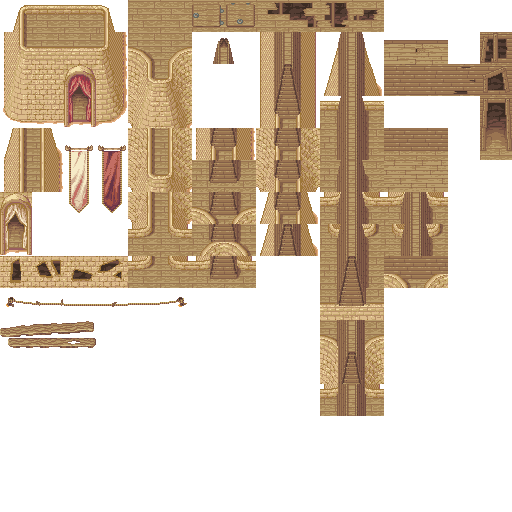
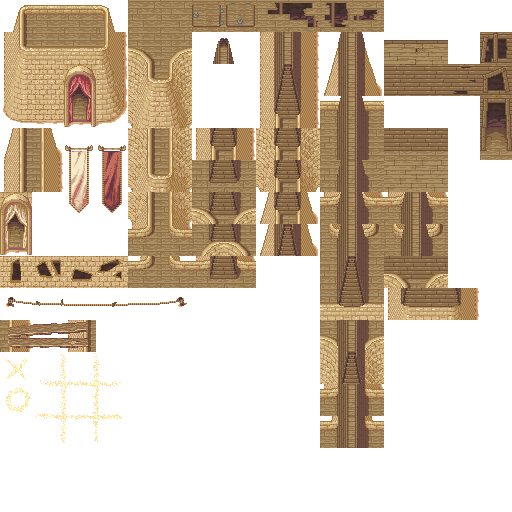
Comparing the layer stacks of the two 512×512 images. Changes:
moved "Wood" above "Marks", painted on it over [0, 0, 512, 448]
added layer "Marks" above "Sand" over [3, 353, 122, 444]
painted on "Sand" over [27, 32, 479, 389]
painted on "Wall" over [8, 256, 476, 430]